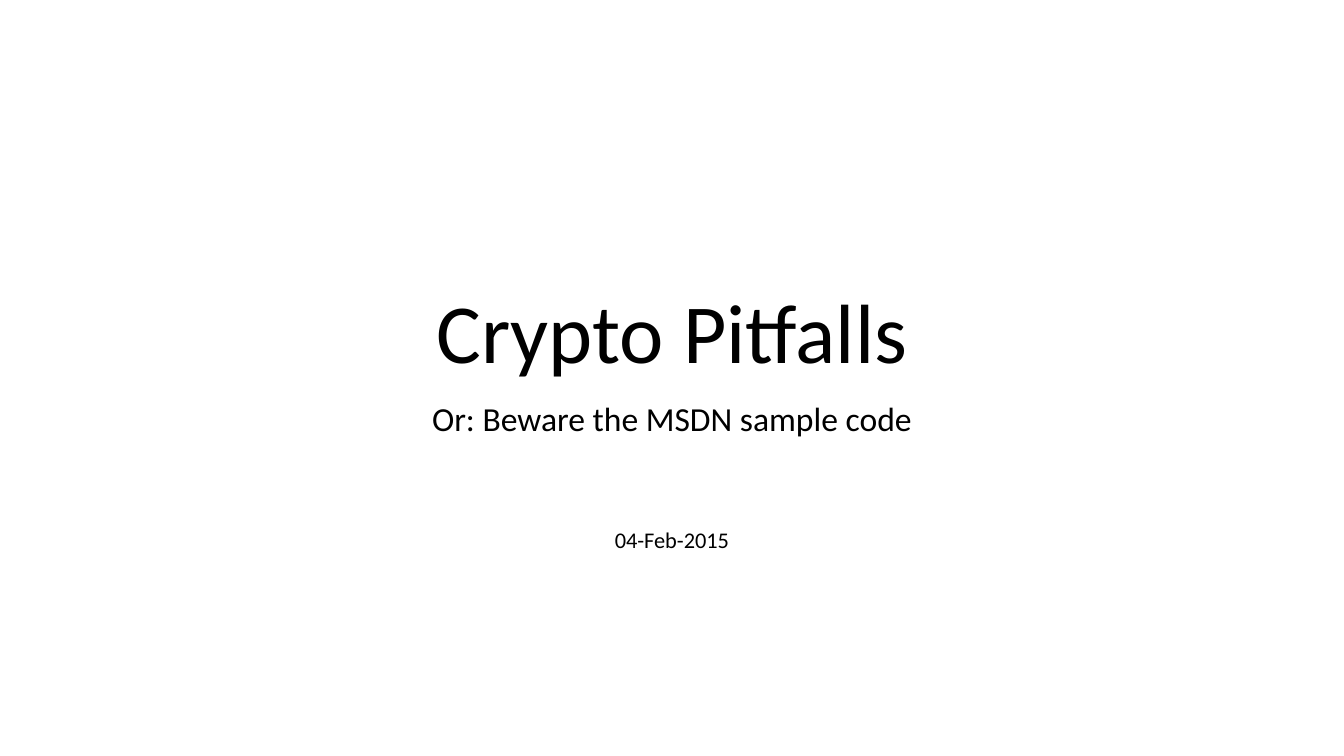
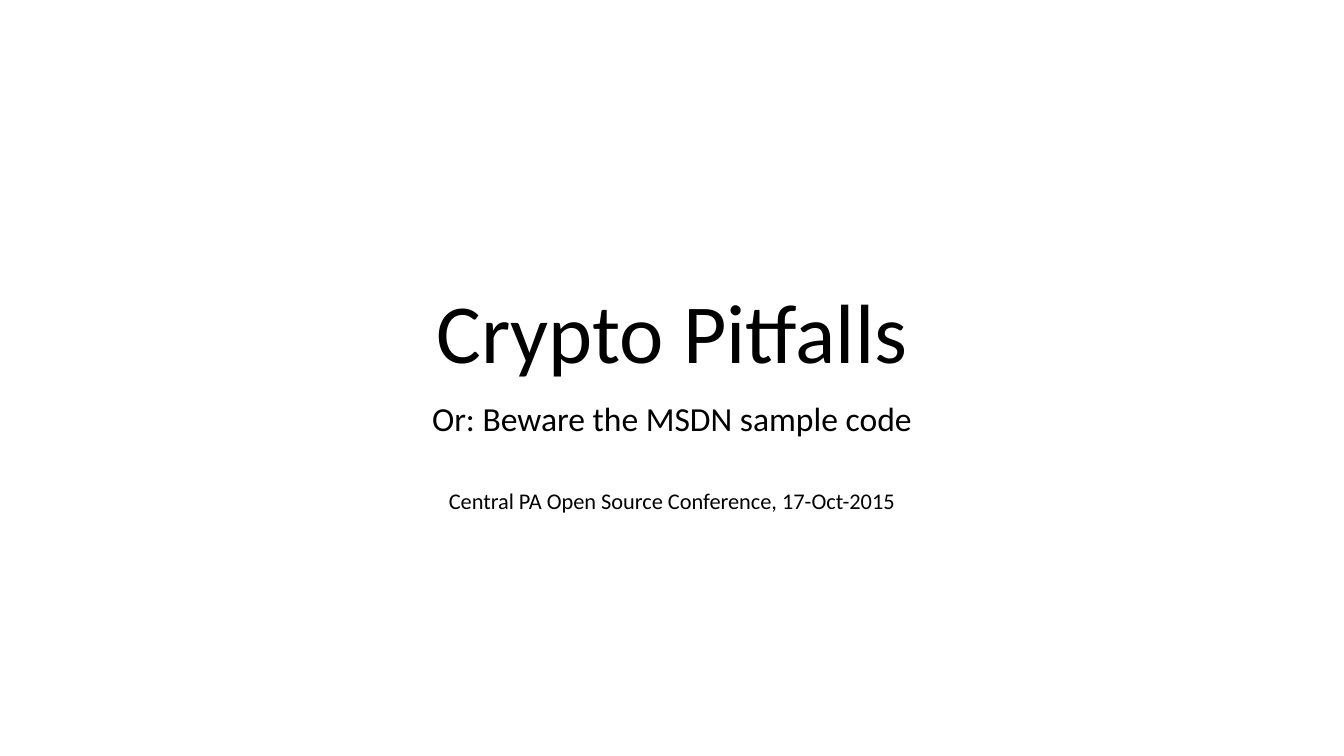
Before and after one commit to explunit/crypto-pitfalls, a slide deck: slide 1 of Presentation/Crypto-Pitfalls.pptx. Drawn at 1344x756 pixels with LibreOffice and Linux fonts; fonts in the diff are those of the drawing. Boxes give left, top, right and bottom in pixels: in the first picture for what was removed or moved away, otherwise in the second. Text is boxed around its words. In the diff, an @@ line names an element or a change of style, - is before the commit and + after.

```diff
--- a/Presentation/Crypto-Pitfalls.pptx
+++ b/Presentation/Crypto-Pitfalls.pptx
@@ subtitle at (449,493,895,513): text changed @@
-04-Feb-2015
+Central PA Open Source Conference, 17-Oct-2015
```
Also in this commit, not shown: 5 other slides changed, 2 slides added, 1 slide removed, 3 other files.
